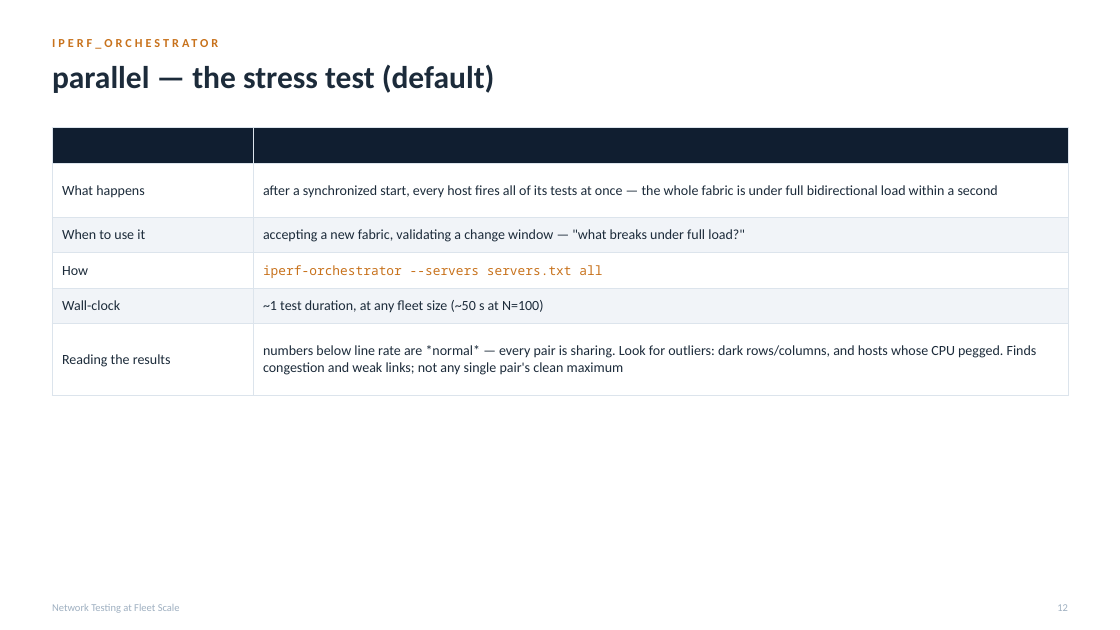
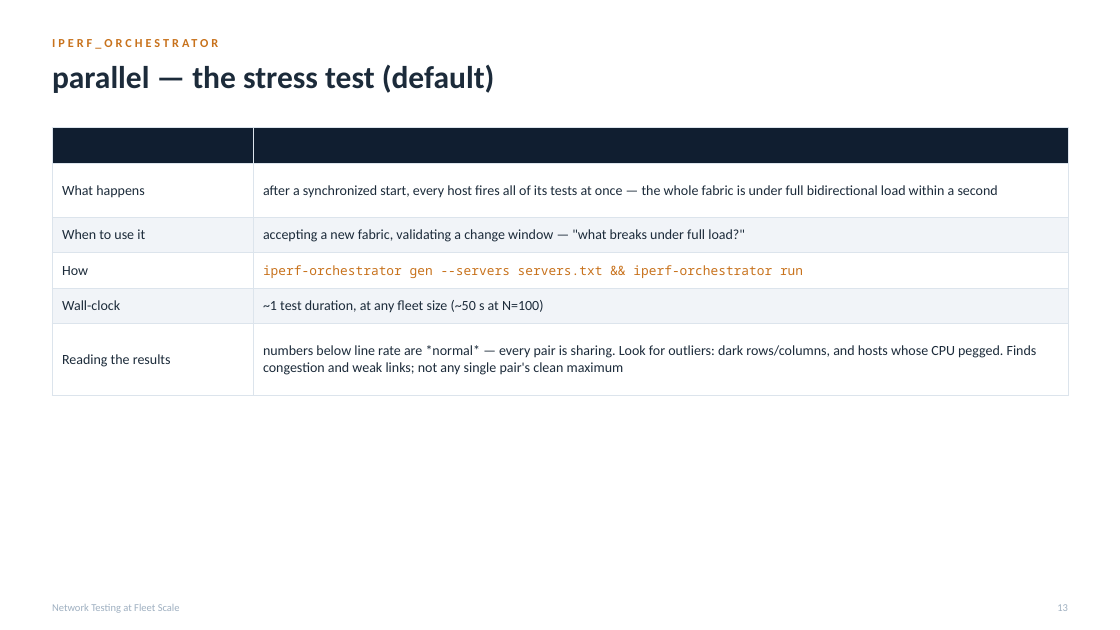
Before and after one commit to MartinGallagher-code/presentations, a slide deck: slide 13 of network-testing/network_testing.pptx (slide 12 before the commit). Drawn at 1120x630 pixels with LibreOffice and Linux fonts; fonts in the diff are those of the drawing. Boxes give left, top, right and bottom in pixels: in the first picture for what was removed or moved away, otherwise in the second. Text is boxed around its words. In the diff, an @@ line names an element or a change of style, - is before the commit and + after.

```diff
--- a/network-testing/network_testing.pptx
+++ b/network-testing/network_testing.pptx
@@ table at [52,128,1068,396] @@
-row 4, column 2: iperf-orchestrator --servers servers.txt all
+row 4, column 2: iperf-orchestrator gen --servers servers.txt && iperf-orchestrator run
```
Also in this commit, not shown: 22 other slides changed, 2 slides added, 1 slide removed, 1 other file.
